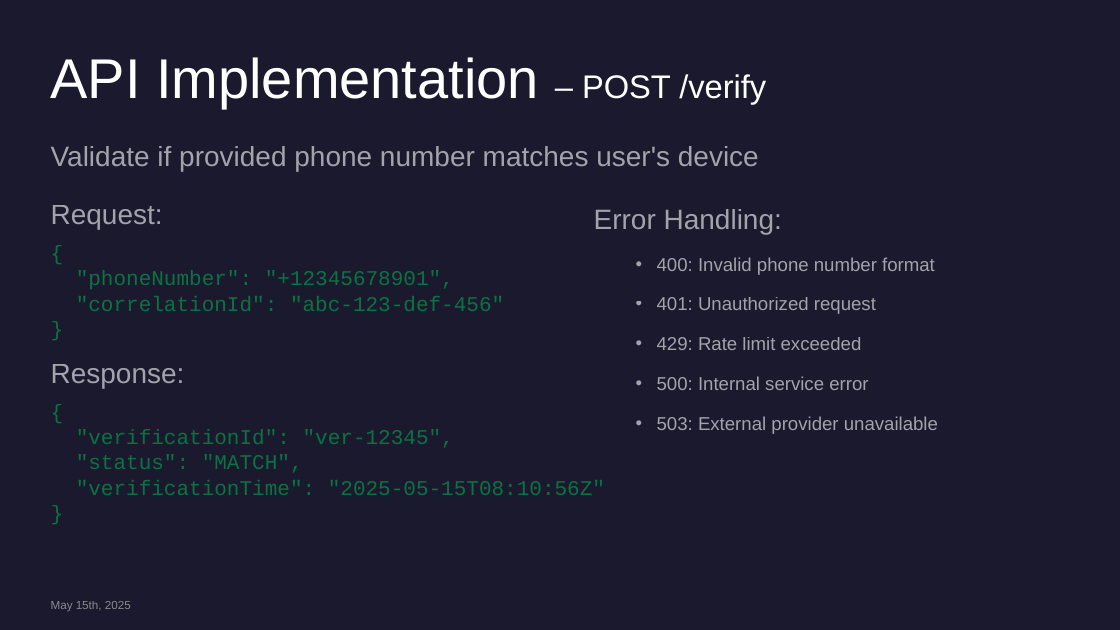
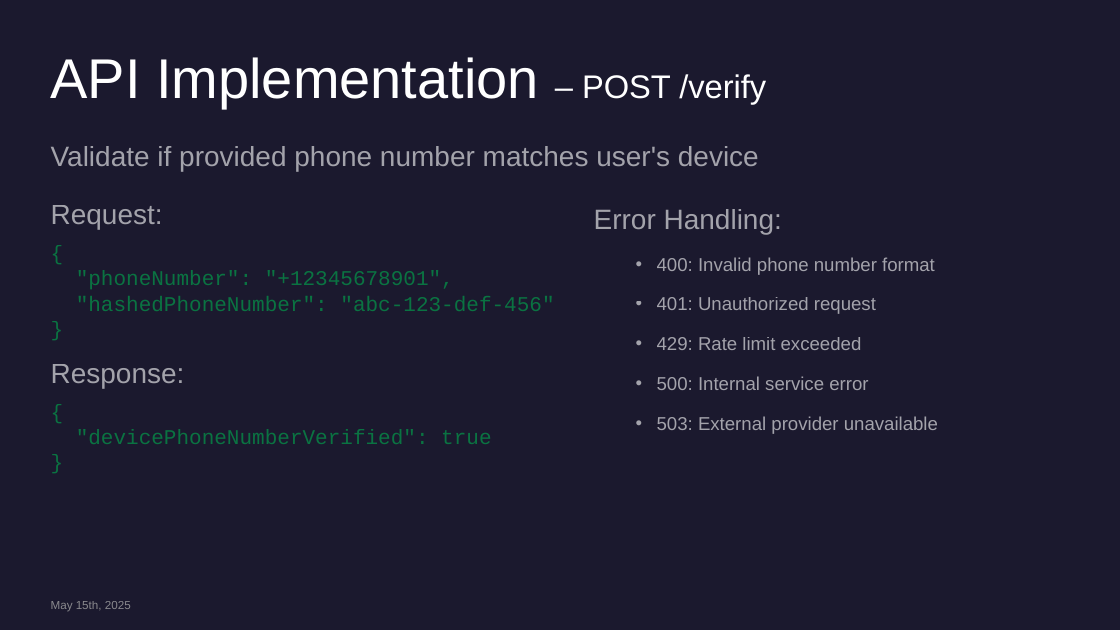
Before and after one commit to sergiosaraiva/number-verification-service, a slide deck: slide 18 of docs/Number Verification Microservice.pptx. Drawn at 1120x630 pixels with LibreOffice and Linux fonts; fonts in the diff are those of the drawing. Boxes give left, top, right and bottom in pixels: in the first picture for what was removed or moved away, otherwise in the second. Text is boxed around its words. In the diff, an @@ line names an element or a change of style, - is before the commit and + after.

Commit message:
initial implementation of Number Verification Service

```diff
--- a/docs/Number Verification Microservice.pptx
+++ b/docs/Number Verification Microservice.pptx
@@ text at (76,296,554,311): text changed @@
-"correlationId": "abc-123-def-456"
+"hashedPhoneNumber": "abc-123-def-456"
@@ text at (76,429,491,444): text changed @@
-"verificationId": "ver-12345",
-"status": "MATCH",
-"verificationTime": "2025-05-15T08:10:56Z"
+"devicePhoneNumberVerified": true
```
Also in this commit, not shown: 1 other slide changed, 13 other files.
